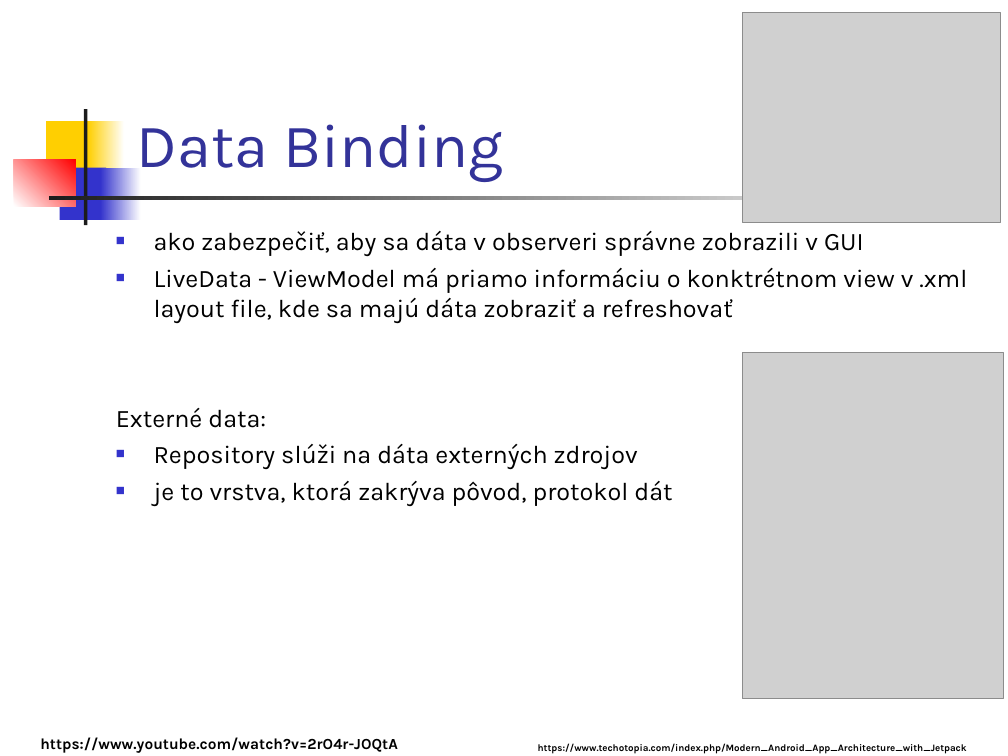
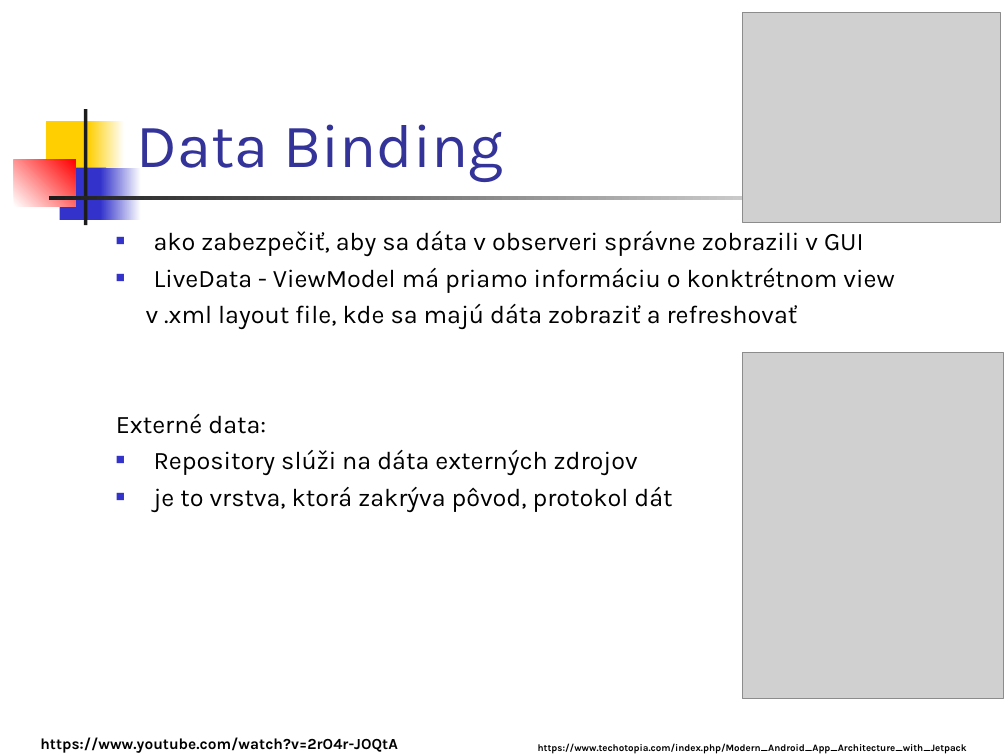
Before and after one commit to vmandro/Prednasky, a slide deck: slide 19 of 07/07_Android.ppt. Drawn at 1008x756 pixels with LibreOffice and Linux fonts; fonts in the diff are those of the drawing; grey boxes stand for pictures. Boxes give left, top, right and bottom in pixels: in the first picture for what was removed or moved away, otherwise in the second. Text is boxed around its words. In the diff, an @@ line names an element or a change of style, - is before the commit and + after.

```diff
--- a/07/07_Android.ppt
+++ b/07/07_Android.ppt
@@ text at [146, 268, 894, 329]: text changed @@
-■ LiveData - ViewModel má priamo informáciu o konktrétnom view v .xml layout file, kde sa majú dáta zobraziť a refreshovať
+■ LiveData - ViewModel má priamo informáciu o konktrétnom view
+v .xml layout file, kde sa majú dáta zobraziť a refreshovať
```
Also in this commit, not shown: 20 other slides changed, 1 other file.
